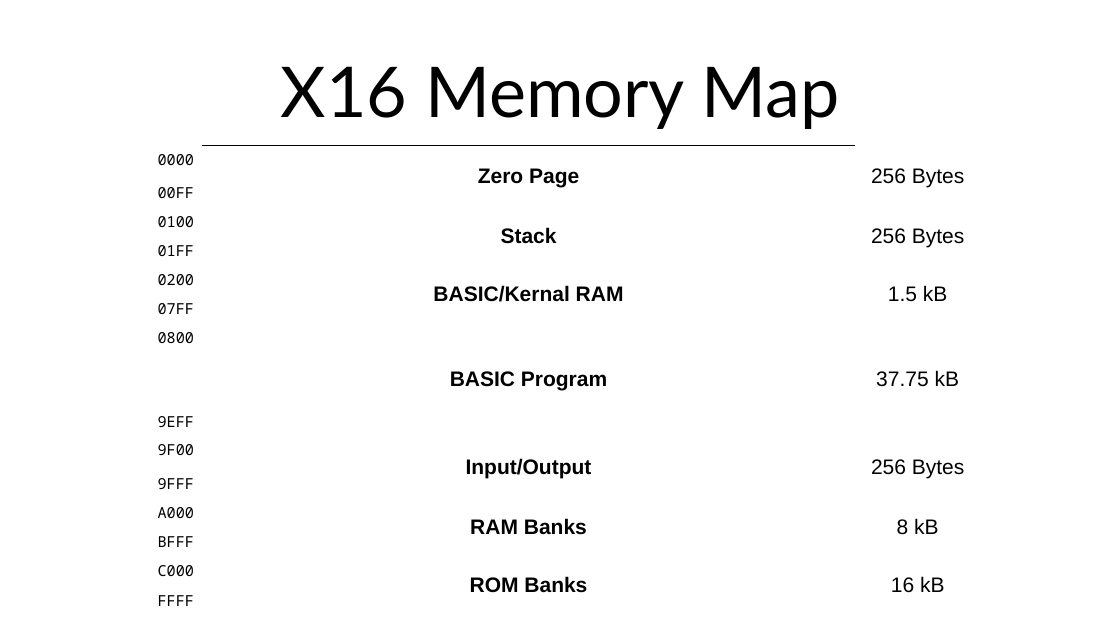
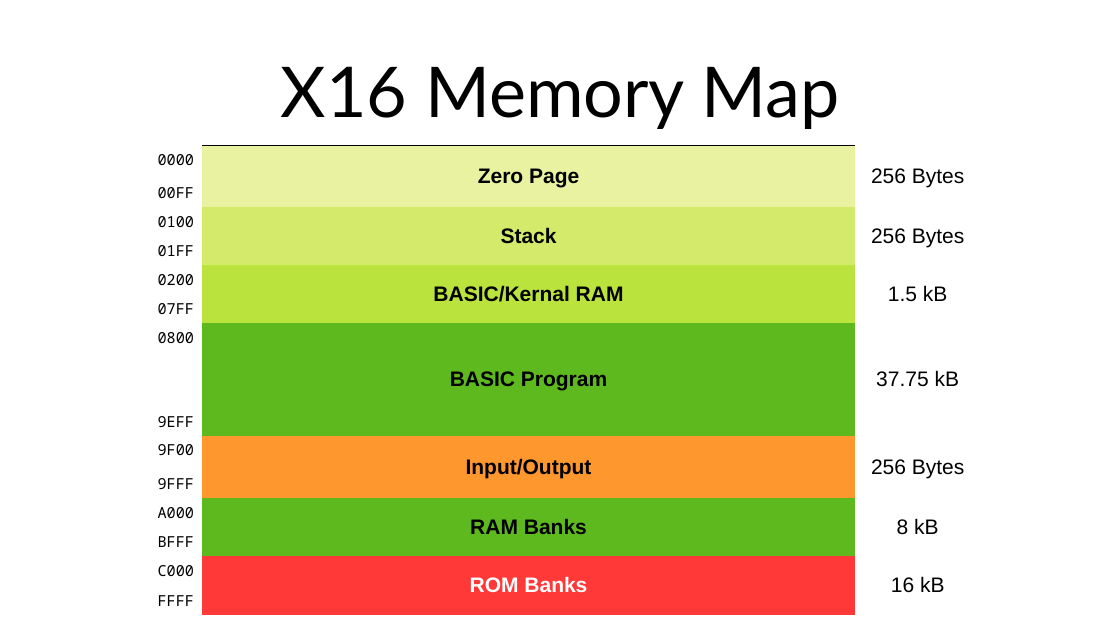
Before and after one commit to SlithyMatt/x16-assembly-tutorial, a slide deck: slide 3 of Lesson8/Lesson8.odp. Drawn at 1120x630 pixels with LibreOffice and Linux fonts; fonts in the diff are those of the drawing. Boxes give left, top, right and bottom in pixels: in the first picture for what was removed or moved away, otherwise in the second. Text is boxed around its words. In the diff, an @@ line names an element or a change of style, - is before the commit and + after.

```diff
--- a/Lesson8/Lesson8.odp
+++ b/Lesson8/Lesson8.odp
@@ table at box(134, 145, 981, 610) @@
@@ fill none to #FFFFFF in 21 cells @@
@@ fill none to #E8F2A1 in row 1, column 2 @@
@@ fill none to #D4EA6B in row 3, column 2 @@
@@ fill none to #BBE33D in row 5, column 2 @@
@@ fill none to #5EB91E in 2 cells @@
@@ fill none to #FF972F in row 9, column 2 @@
@@ fill none to #FF3838 in row 13, column 2 @@
@@ text colour #000000 to #FFFFFF in "ROM Banks" @@
```
Also in this commit, not shown: 2 other slides changed, 1 other file.
